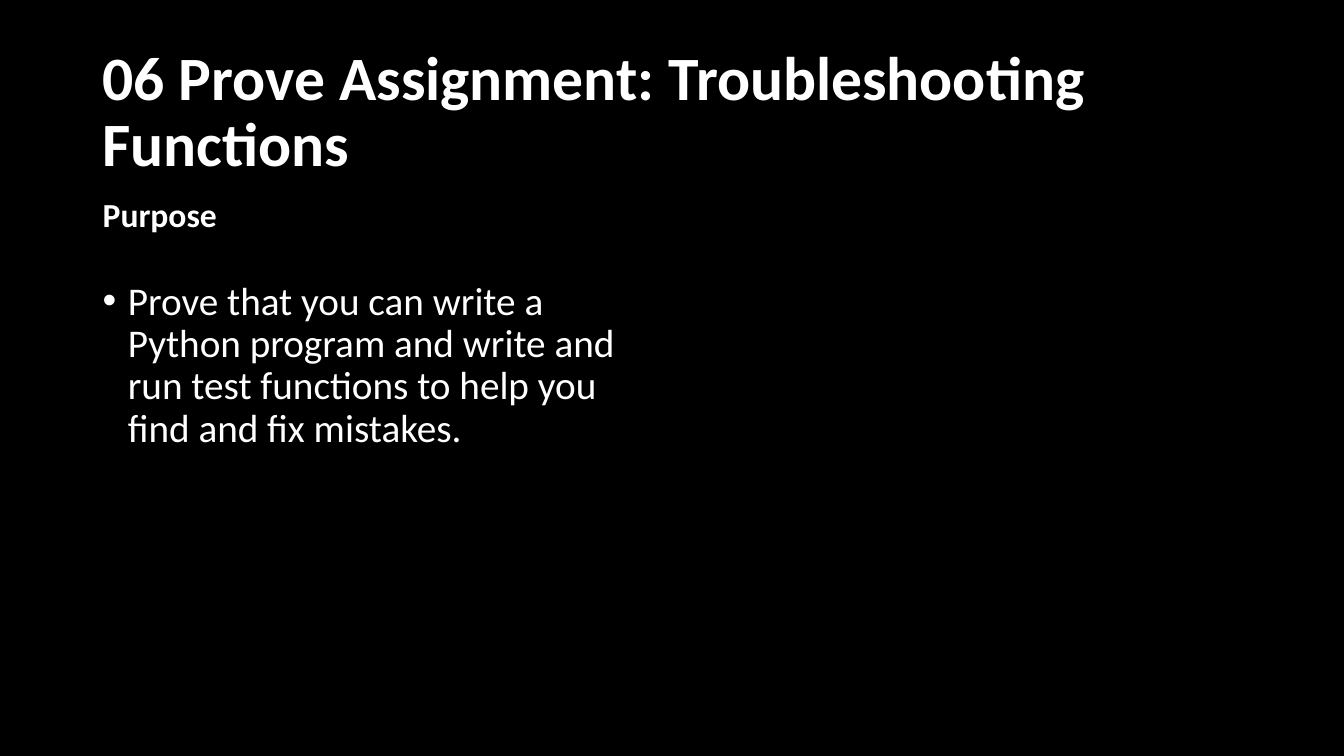
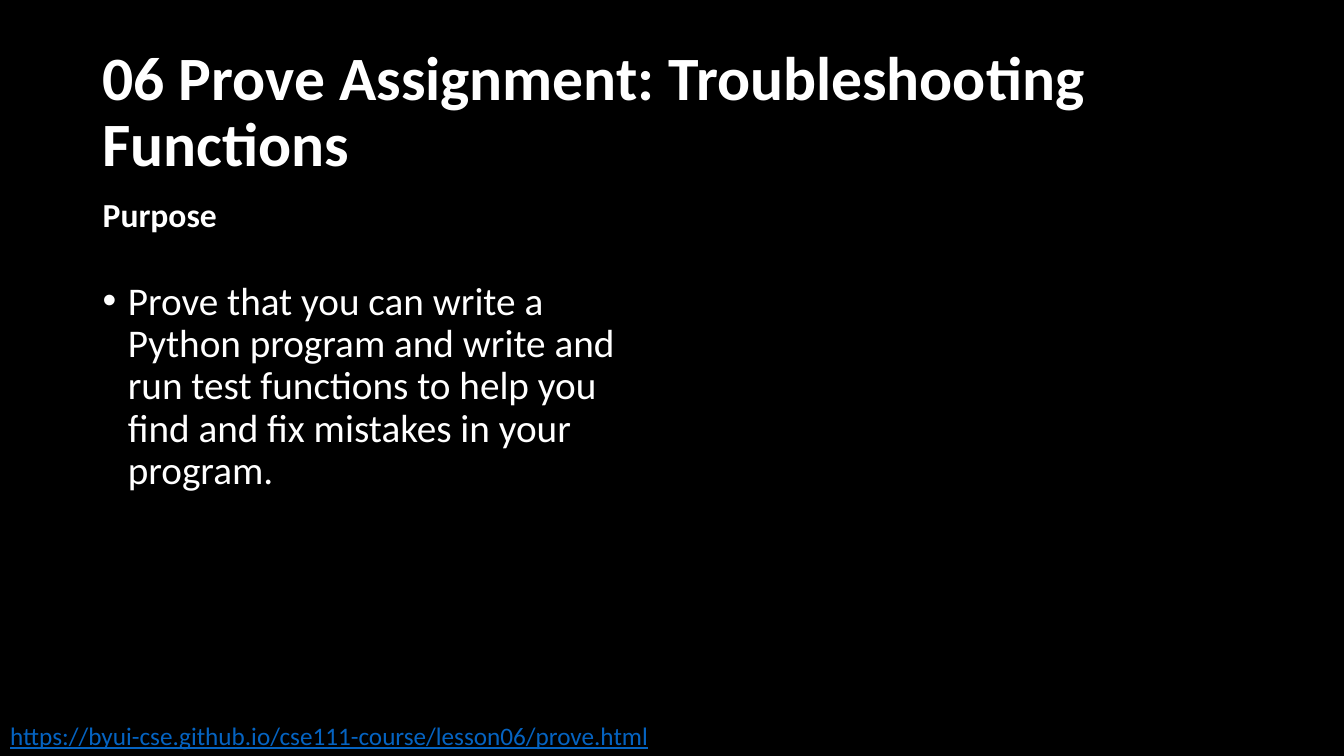
Before and after one commit to BroClements/CSE111ProgwFunctions, a slide deck: slide 22 of CSE111W06TestingFunctions.pptx. Drawn at 1344x756 pixels with LibreOffice and Linux fonts; fonts in the diff are those of the drawing. Boxes give left, top, right and bottom in pixels: in the first picture for what was removed or moved away, otherwise in the second. Text is boxed around its words. In the diff, an @@ line names an element or a change of style, - is before the commit and + after.

```diff
--- a/CSE111W06TestingFunctions.pptx
+++ b/CSE111W06TestingFunctions.pptx
@@ text at [128, 287, 615, 491]: text changed @@
-• Prove that you can write a Python program and write and run test functions to help you find and fix mistakes.
+• Prove that you can write a Python program and write and run test functions to help you find and fix mistakes in your program.
@@ text added at [10, 727, 648, 750], 18 pt, text #0563C1, underline @@
+https://byui-cse.github.io/cse111-course/lesson06/prove.html
```
Also in this commit, not shown: 19 other slides changed, 6 slides added, 49 slides removed, 2 other files.
